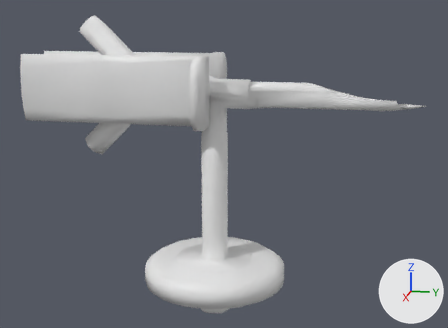
Before and after pictures for a commit that changed the OBJ model data/models/obj_000003.obj.
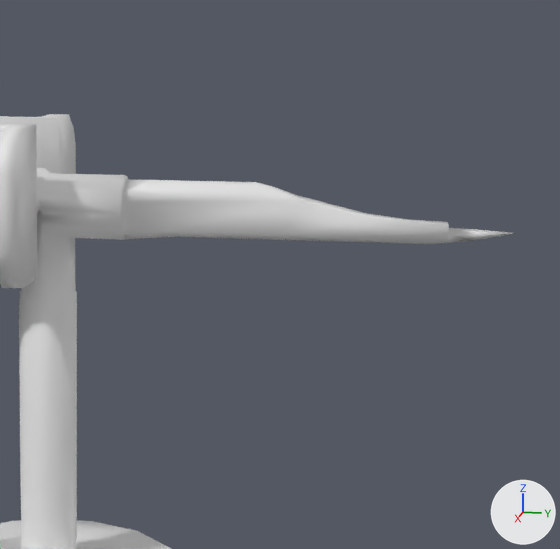
Each version appears first whole from a camera (50 mm lens) standing at (135.4, 29.6, 16.9) and looking at (-0.5, 2.4, -17.1), and next in a close-up on the part from 43% to 100% of the width and 0% to 76% of the height. The lights are fixed; the arrows at lower right show +X, +Y and +Z. The first two pictures are the older version. Where no turn or scale is listed for an object, it has been applied to the vertices.

The scene before the commit, as lines of its bpy script (objects in view):
```python
me_obj_000003 = bpy.data.meshes.new('obj_000003')
me_obj_000003.from_pydata(...)  # 810 vertices, 1616 faces; spans x -16.6..16.4, y -42.8..46.0, z -52.6..16.2
ob_obj_000003 = bpy.data.objects.new('obj_000003', me_obj_000003)
ob_obj_000003.location = (0.0, 0.0, 0.0)
```
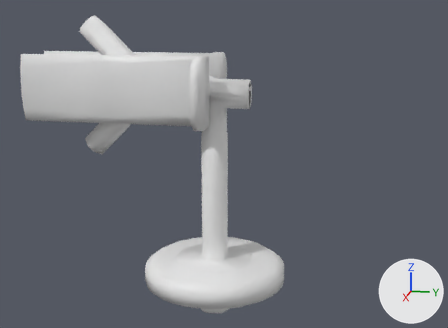
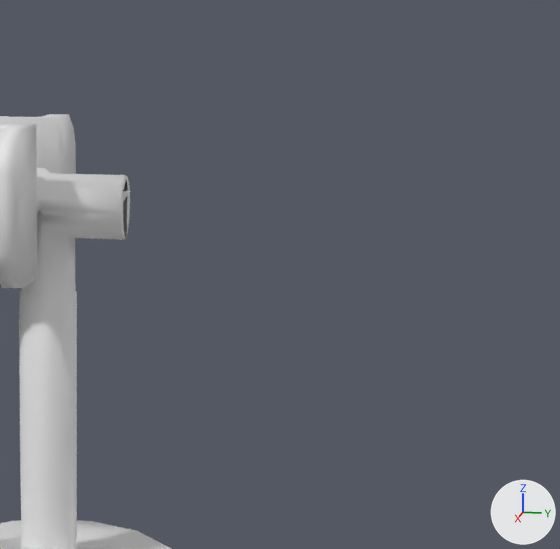
The change, as a list of edits to the scene's bpy script:
```text
Change me_obj_000003:
    used by ob_obj_000003; location = (0.0, 0.0, 0.0)
    remove me_obj_000003.from_pydata(...)  # 810 vertices, 1616 faces; spans x -16.6..16.4, y -42.8..46.0, z -52.6..16.2
    add me_obj_000003.from_pydata(...)  # 753 vertices, 1495 faces; spans x -16.6..16.4, y -42.8..16.7, z -52.6..16.2
    me_obj_000003 part 1
    57 vertices are removed from x -1.7..1.4, y 9.8..46.0, z -3.6..2.0
    121 faces are deleted
```

What differs and where, as boxes (x1, y1, x2, y2) in the close-ups (560 x 549 px):
'obj_000003', reshaped
    before: (0, 114, 514, 549)
    after: (0, 114, 171, 549)
part 1 of me_obj_000003, deleted
    before: (123, 179, 514, 244)
